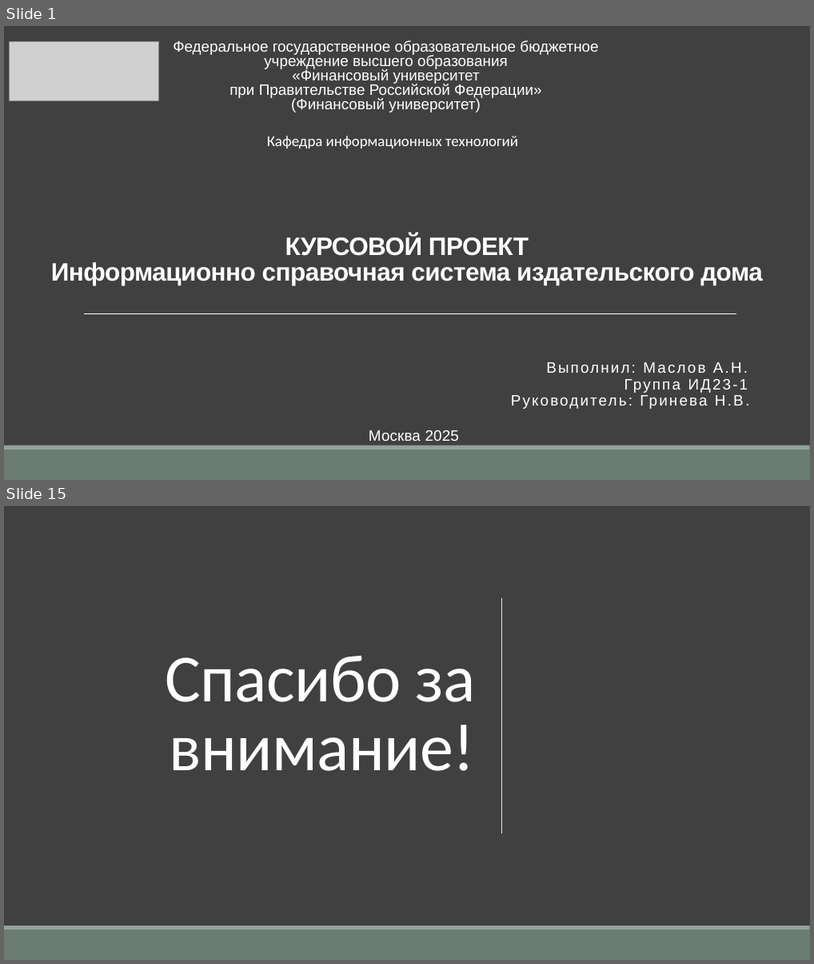
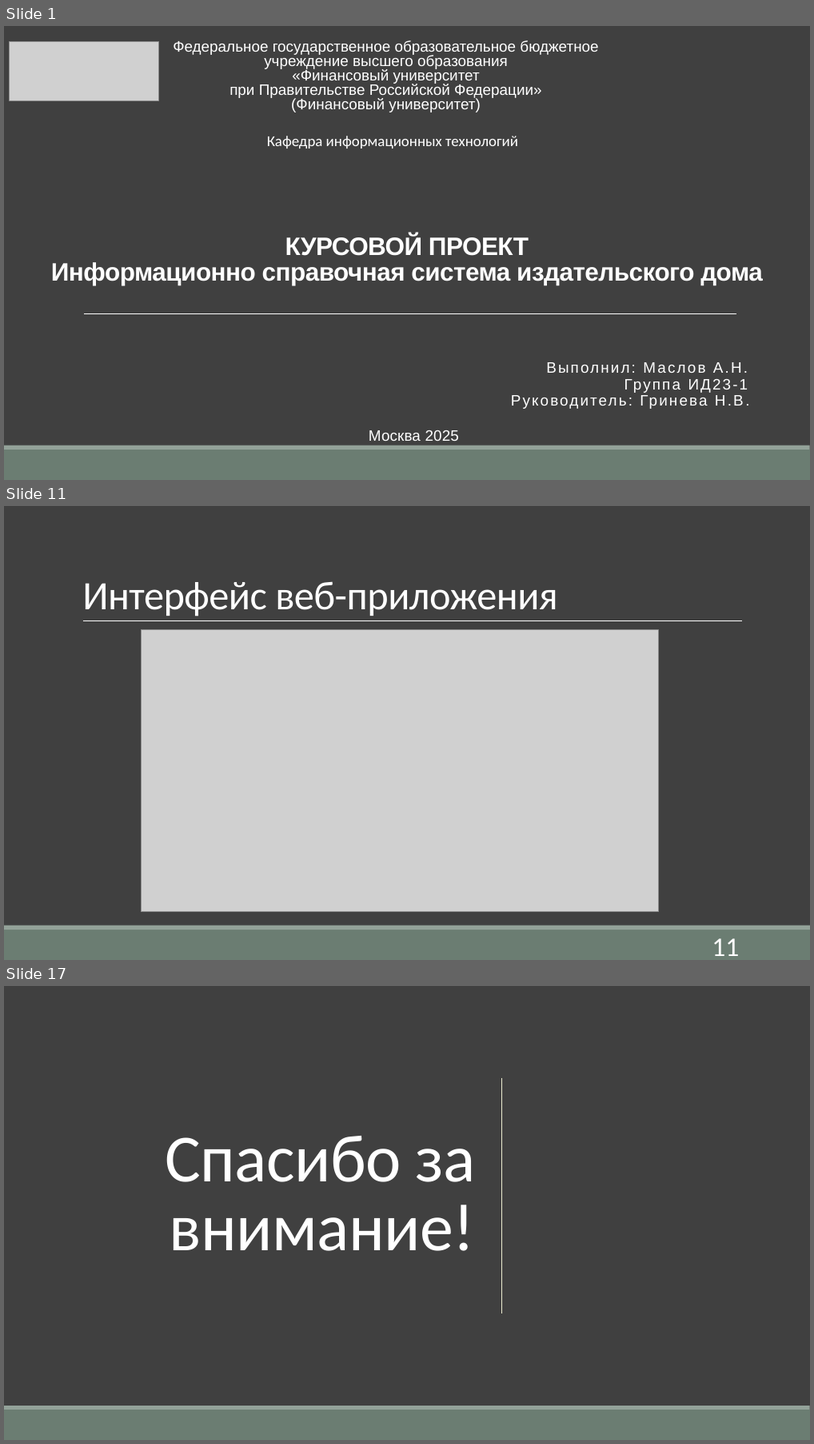
Before and after one commit to AknasMacefg/ITiABD, a slide deck: Курс 3/СТП/ИД23-1_Маслов_АН_ЗКР.pptx. Shown one above the other, each under a label of ours: slides 1 and 15 before the commit, slides 1, 11 and 17 after it; the slides between them are not shown. The pictures are 814x964 and 814x1444 pixels, drawn with LibreOffice and Linux fonts; fonts in the diff are those of the drawing; grey boxes stand for pictures. Boxes give left, top, right and bottom in pixels: in the first picture for what was removed or moved away, otherwise in the second. Text is boxed around its words. In the diff, an @@ line names an element or a change of style, - is before the commit and + after.

```diff
--- a/Курс 3/СТП/ИД23-1_Маслов_АН_ЗКР.pptx
+++ b/Курс 3/СТП/ИД23-1_Маслов_АН_ЗКР.pptx
@@ slide 11 added at box(4, 506, 810, 960), background #404040; not listed: 2 template elements that a slide beside it also shows @@
@@ title added at box(82, 582, 558, 616), 48 pt, text #FFFFFF @@
+Интерфейс веб-приложения
@@ line added from (83, 621) to (742, 621), #FFFFFF 0.5 pt @@
@@ picture added at box(142, 630, 659, 912) @@
@@ page number added at box(712, 938, 739, 956), 32 pt, text #FFFFFF @@
+11
@@ what was slide 15 is now slide 17 @@
```
Also in this commit, not shown: 13 slides changed, 1 other slide added.
